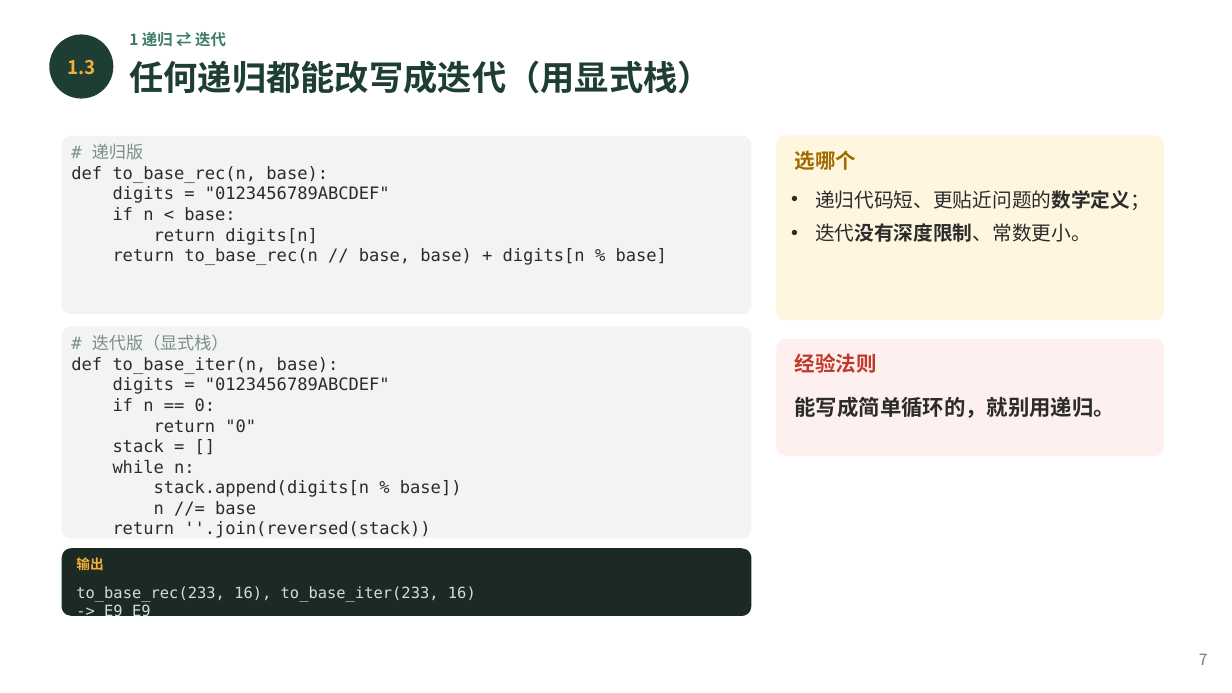
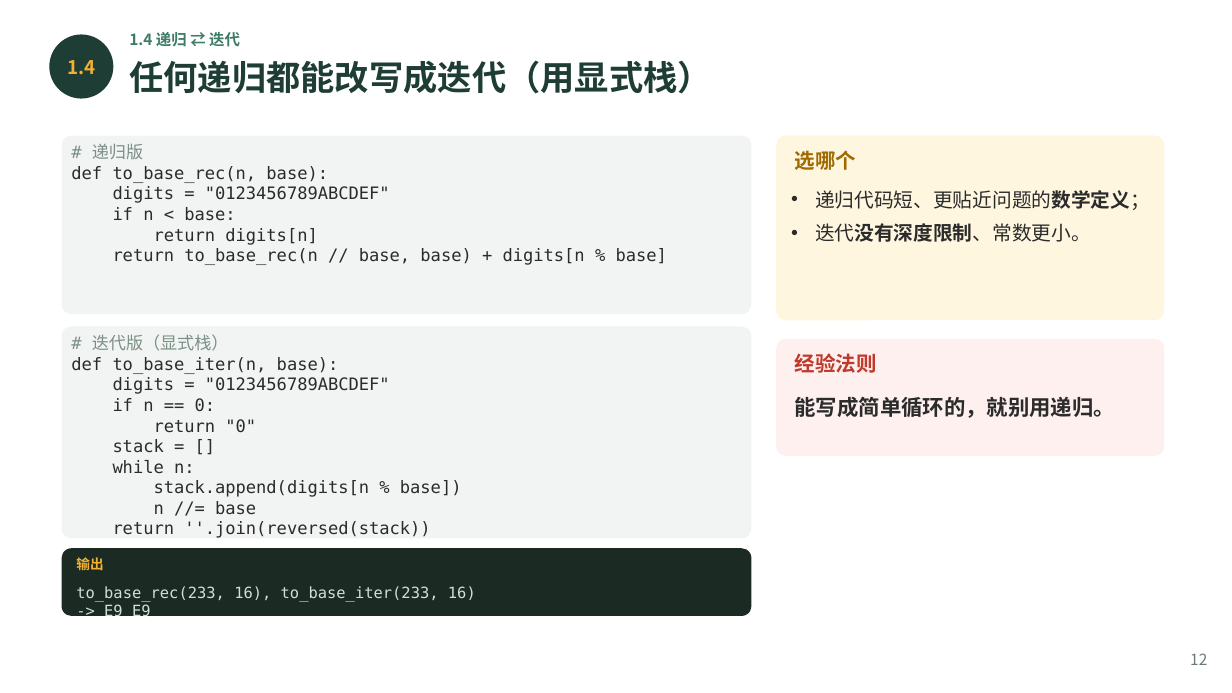
Before and after one commit to GMyhf/2026fall-cs101, a slide deck: slide 12 of courseware/202610_ADS_W08_Recursion.pptx (slide 7 before the commit). Drawn at 1232x693 pixels with LibreOffice and Linux fonts; fonts in the diff are those of the drawing. Boxes give left, top, right and bottom in pixels: in the first picture for what was removed or moved away, otherwise in the second. Text is boxed around its words. In the diff, an @@ line names an element or a change of style, - is before the commit and + after.

```diff
--- a/courseware/202610_ADS_W08_Recursion.pptx
+++ b/courseware/202610_ADS_W08_Recursion.pptx
@@ text at bbox=[129, 32, 240, 47]: text changed @@
-1 递归 ⇄ 迭代
+1.4 递归 ⇄ 迭代
@@ text at bbox=[67, 60, 95, 74]: text changed @@
-1.3
+1.4
@@ text at bbox=[1190, 653, 1207, 665]: text changed @@
-7
+12
```
Also in this commit, not shown: 35 other slides changed, 4 slides added, 7 other files.
